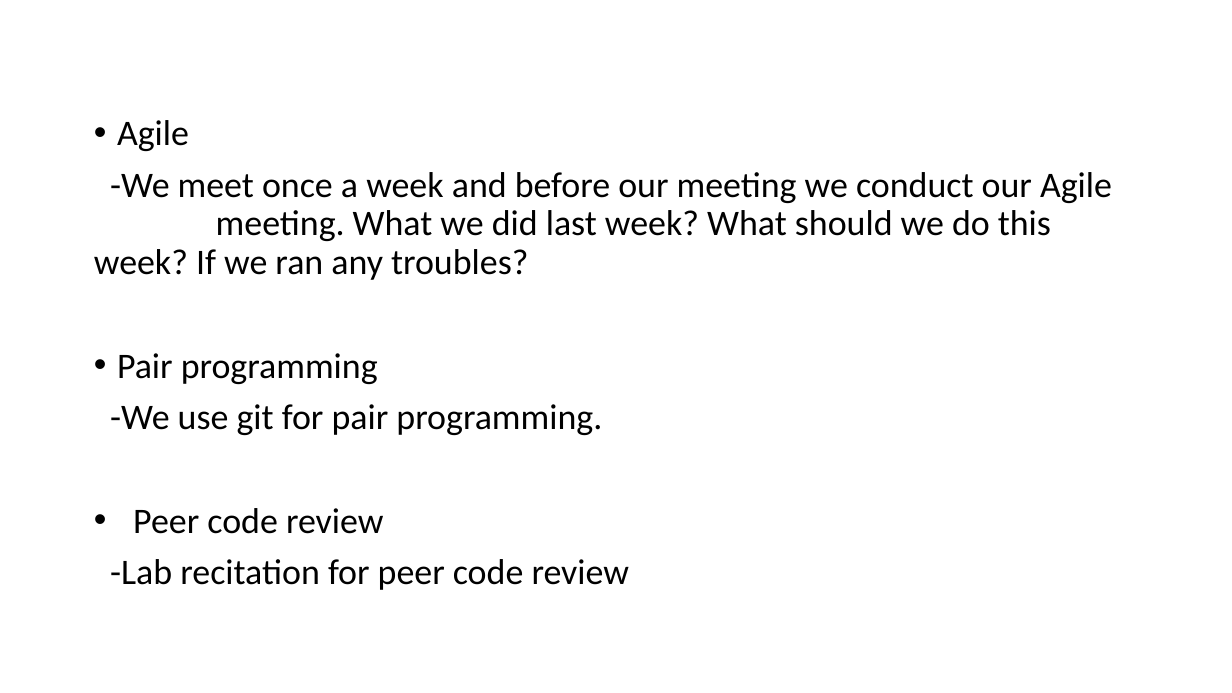
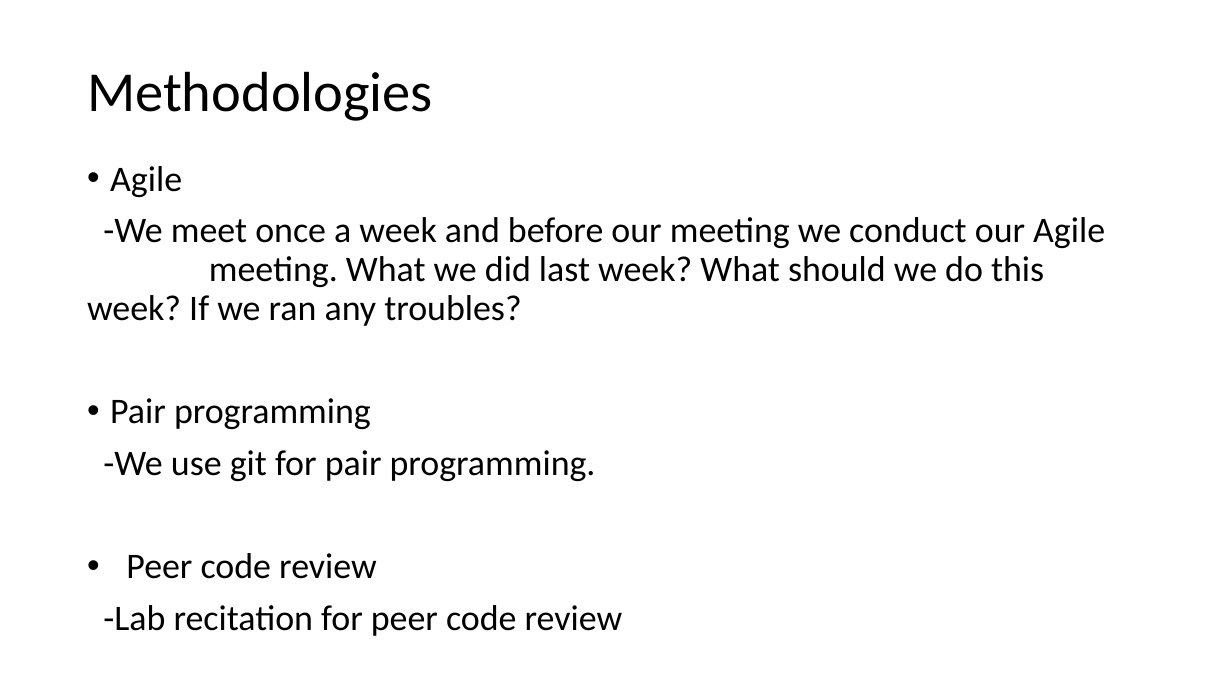
Before and after one commit to stki9539/Calorie-Website, a slide deck: slide 11 of ppt2.pptx (slide 3 before the commit). Drawn at 1232x693 pixels with LibreOffice and Linux fonts; fonts in the diff are those of the drawing; background and template pictures are left out. Boxes give left, top, right and bottom in pixels: in the first picture for what was removed or moved away, otherwise in the second. Text is boxed around its words. In the diff, an @@ line names an element or a change of style, - is before the commit and + after.

```diff
--- a/ppt2.pptx
+++ b/ppt2.pptx
@@ text added at (87,71,433,121), 44 pt, text #000000 @@
+Methodologies
@@ text "Agile": place and size @@
-text "Agile" at (94,120,1112,590)
+text "Agile" at (87,166,1105,636)
```
Also in this commit, not shown: 1 other slide changed, 9 slides added.
